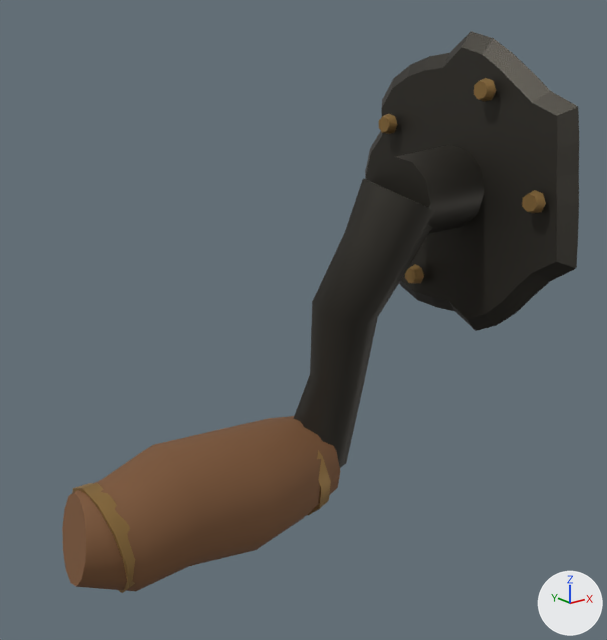
The FBX model unity/GloomhavenVR.Assets/Assets/Bundle/TownServices/Furniture/merchant_crank.fbx: old version first, new version second.
Camera for both pictures: a 50 mm lens placed at (-0.257, -0.234, 0.052), pointed at (-0.065, 0.006, -0.044). The lights are fixed; the arrows at lower right show +X, +Y and +Z. The older version comes first.

In view in the first picture: 'Handle_DarkWood', 'merchant_crank_Brass', 'merchant_crank_ForgedIron'.
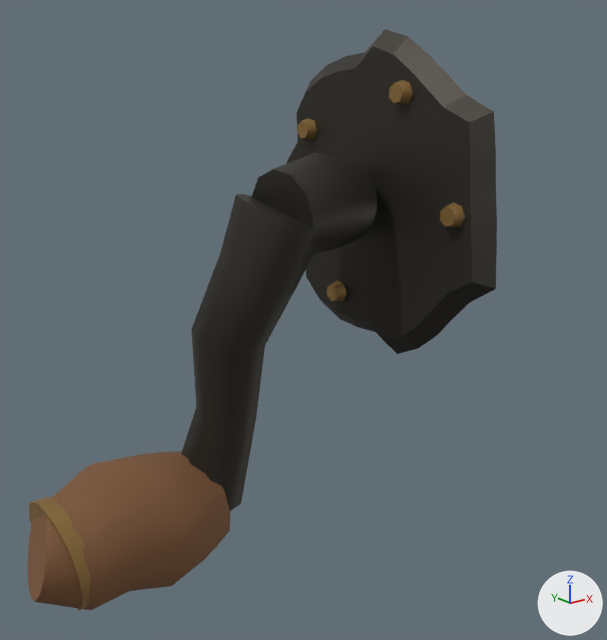
The change, as a list of edits to the scene's bpy script:
```text
Change me_escutcheon_hand_rivet:
    used by ob_merchant_crank_brass; location = (0.0, 0.0, 0.0)
    remove me_escutcheon_hand_rivet.from_pydata(...)  # 100 vertices, 62 faces; spans x -0.148..0.007, y -0.047..0.051, z -0.142..0.044
    add me_escutcheon_hand_rivet.from_pydata(...)  # 100 vertices, 62 faces; spans x -0.165..-0.038, y -0.047..0.051, z -0.142..0.044
    me_escutcheon_hand_rivet part 1: the loose piece of 14 vertices spanning x 0.003..0.007, y -0.021..-0.012, z 0.035..0.044 is moved by (-0.045, 0.0, 0.0)
    me_escutcheon_hand_rivet part 2: the loose piece of 14 vertices spanning x 0.003..0.007, y -0.047..-0.039, z -0.004..0.004 is moved by (-0.045, 0.0, 0.0)
    me_escutcheon_hand_rivet part 3: the loose piece of 14 vertices spanning x 0.003..0.007, y 0.012..0.021, z -0.044..-0.035 is moved by (-0.045, 0.0, 0.0)
    me_escutcheon_hand_rivet part 4: the loose piece of 14 vertices spanning x 0.003..0.007, y 0.031..0.04, z 0.02..0.028 is moved by (-0.045, 0.0, 0.0)
    me_escutcheon_hand_rivet part 5: the loose piece of 22 vertices spanning x -0.058..-0.045, y 0.008..0.051, z -0.142..-0.099 is moved by (-0.057, 0.0, 0.0)
    me_escutcheon_hand_rivet part 6: the loose piece of 22 vertices spanning x -0.148..-0.135, y 0.008..0.051, z -0.142..-0.099 is moved by (-0.017, 0.0, 0.0)
Change me_handle_darkwood:
    used by ob_handle_darkwood; location = (0.0, 0.0, 0.0)
    remove me_handle_darkwood.from_pydata(...)  # 78 vertices, 67 faces; spans x -0.1573..-0.0389, y 0.004..0.0573, z -0.1468..-0.0942
    add me_handle_darkwood.from_pydata(...)  # 78 vertices, 67 faces; spans x -0.1725..-0.0953, y 0.0041..0.0573, z -0.1468..-0.0942
    me_handle_darkwood part 10: 78 of 78 vertices moved; they spanned x -0.1573..-0.0389, y 0.004..0.0573, z -0.1468..-0.0942 and now span x -0.1725..-0.0953, y 0.0041..0.0573, z -0.1468..-0.0942; mean shift (-0.0342, 0.0, 0.0)
Change me_hand_cut_crank_escutcheon:
    used by ob_merchant_crank_forgediron; location = (0.0, 0.0, 0.0)
    remove me_hand_cut_crank_escutcheon.from_pydata(...)  # 174 vertices, 128 faces; spans x -0.054..0.056, y -0.058..0.06, z -0.122..0.061
    add me_hand_cut_crank_escutcheon.from_pydata(...)  # 174 vertices, 128 faces; spans x -0.111..-0.026, y -0.058..0.06, z -0.122..0.061
    me_hand_cut_crank_escutcheon part 7: the loose piece of 96 vertices spanning x 0.01..0.021, y -0.058..0.06, z -0.06..0.061 is moved by (-0.047, 0.0, 0.0)
    me_hand_cut_crank_escutcheon part 8: the loose piece of 45 vertices spanning x -0.054..-0.005, y -0.017..0.045, z -0.122..0.007 is multiplied about its middle by the matrix ((0.998, 0.005, -0.014), (-0.005, 0.998, 0.0), (0.014, 0.0, 0.998)), then moved by (-0.058, 0.0, 0.0)
    me_hand_cut_crank_escutcheon part 9: 33 of 174 vertices moved; they spanned x -0.023..0.056, y -0.016..0.019, z -0.017..0.019 and now span x -0.082..-0.043, y -0.016..0.019, z -0.017..0.019; mean shift (-0.083, 0.0, 0.0); largest move (0.054, -0.012, -0.008) -> (-0.047, -0.012, -0.008)
```

Location of each change, [x1, y1, x2, y2] in pixels of the pictures (607 x 640 px; the box of a moved part takes in the faces that stretch with it):
'merchant_crank_ForgedIron', reshaped (10% wider, 10% taller): before [293, 31, 579, 468]; after [181, 29, 497, 511]
'Handle_DarkWood', reshaped (27% narrower, 9% shorter): before [62, 416, 340, 591]; after [28, 451, 230, 610]
'merchant_crank_Brass', reshaped (8% narrower): before [72, 78, 546, 593]; after [29, 80, 465, 611]
part 1 of me_escutcheon_hand_rivet, moved or reshaped: before [474, 78, 496, 102]; after [389, 80, 413, 106]
part 2 of me_escutcheon_hand_rivet, moved or reshaped: before [522, 190, 546, 213]; after [440, 202, 465, 228]
part 3 of me_escutcheon_hand_rivet, moved or reshaped: before [405, 264, 424, 284]; after [327, 281, 347, 301]
part 4 of me_escutcheon_hand_rivet, moved or reshaped: before [378, 114, 398, 134]; after [297, 118, 317, 140]
part 5 of me_escutcheon_hand_rivet, moved or reshaped (not visible afterwards): before [308, 450, 331, 515]
part 6 of me_escutcheon_hand_rivet, moved or reshaped: before [72, 483, 135, 593]; after [29, 497, 91, 611]
part 7 of me_hand_cut_crank_escutcheon, moved or reshaped: before [365, 31, 579, 331]; after [287, 29, 497, 354]
part 8 of me_hand_cut_crank_escutcheon, moved or reshaped: before [293, 179, 435, 468]; after [181, 194, 317, 511]
part 9 of me_hand_cut_crank_escutcheon, moved or reshaped: before [372, 145, 484, 233]; after [252, 153, 377, 254]
